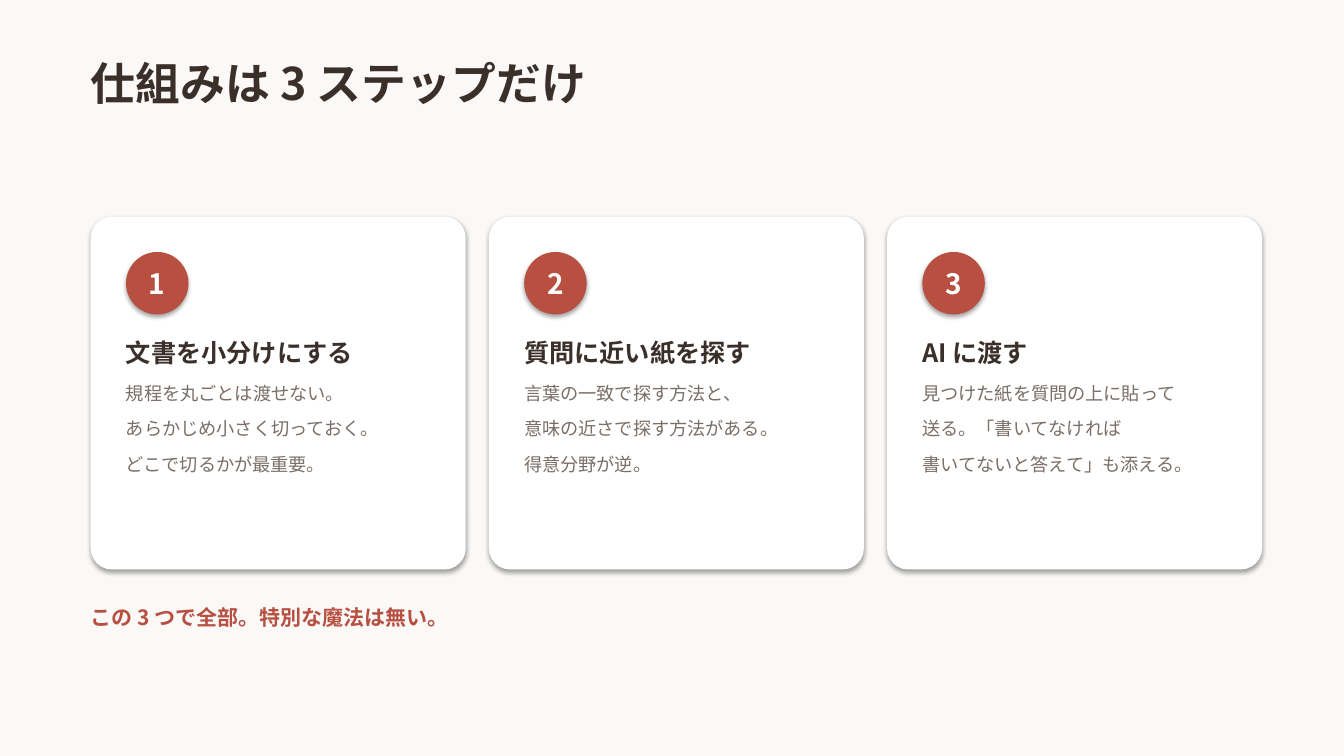
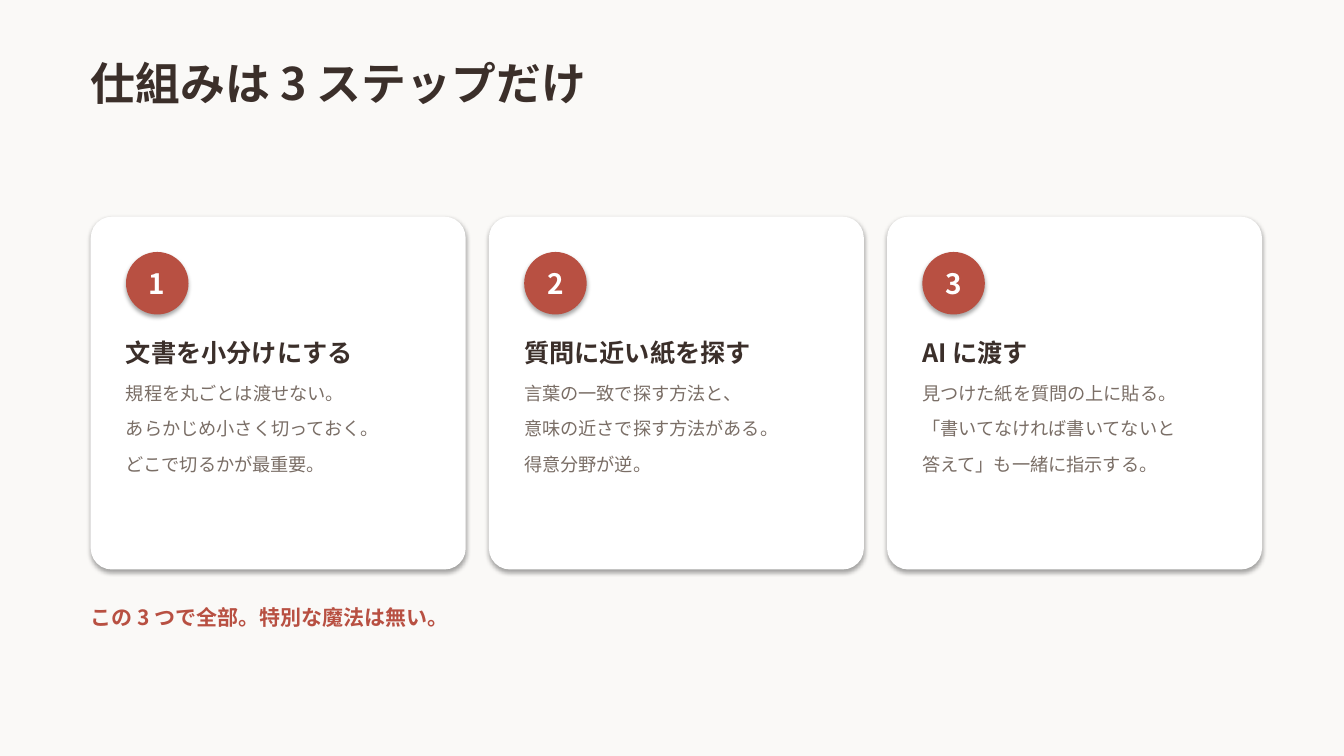
Before and after one commit to 20061111adg-debug/rag-workshop, a slide deck: slide 3 of docs/RAGとは.pptx (slide 4 before the commit). Drawn at 1344x756 pixels with LibreOffice and Linux fonts; fonts in the diff are those of the drawing. Boxes give left, top, right and bottom in pixels: in the first picture for what was removed or moved away, otherwise in the second. Text is boxed around its words. In the diff, an @@ line names an element or a change of style, - is before the commit and + after.

```diff
--- a/docs/RAGとは.pptx
+++ b/docs/RAGとは.pptx
@@ text at box(922, 384, 1176, 473): text changed @@
-見つけた紙を質問の上に貼って
-送る。「書いてなければ
-書いてないと答えて」も添える。
+見つけた紙を質問の上に貼る。
+「書いてなければ書いてないと
+答えて」も一緒に指示する。
```
Also in this commit, not shown: 7 other slides changed, 1 slide added, 7 slides removed, 1 other file.
